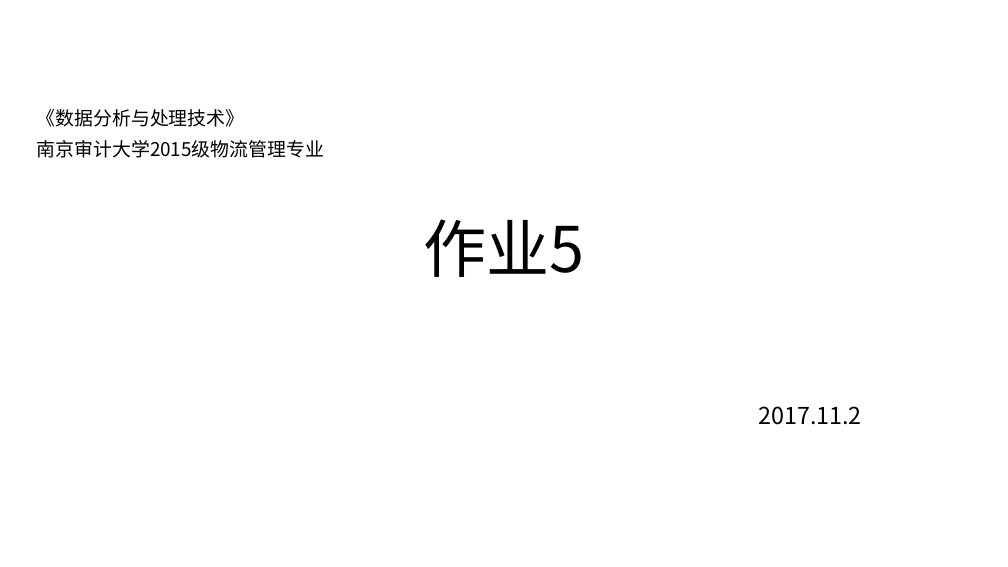
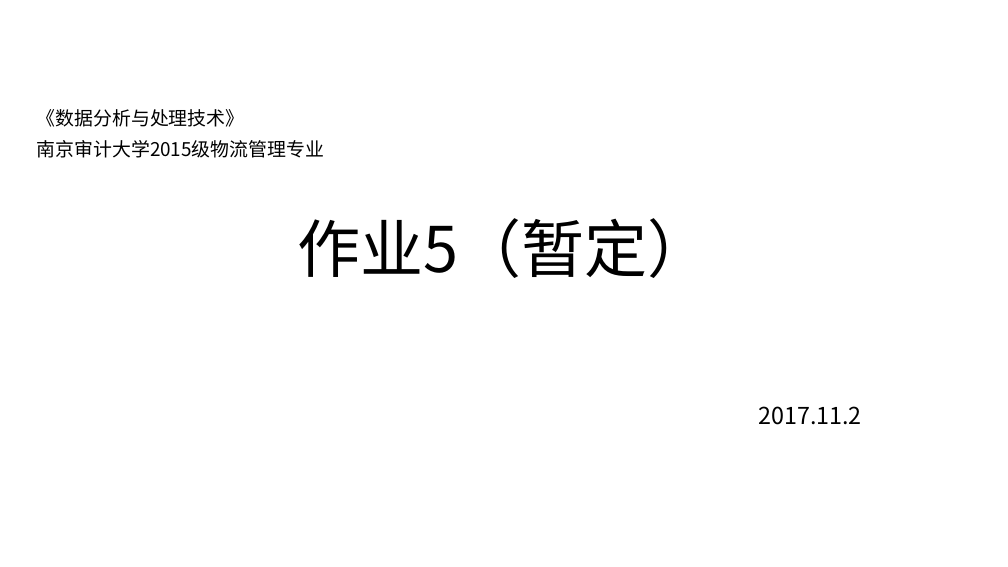
Before and after one commit to exoplanetX/DataAnalytics, a slide deck: slide 1 of 作业5-数据可视化.pptx. Drawn at 1008x567 pixels with LibreOffice and Linux fonts; fonts in the diff are those of the drawing. Boxes give left, top, right and bottom in pixels: in the first picture for what was removed or moved away, otherwise in the second. Text is boxed around its words. In the diff, an @@ line names an element or a change of style, - is before the commit and + after.

```diff
--- a/作业5-数据可视化.pptx
+++ b/作业5-数据可视化.pptx
@@ title at (297, 218, 710, 278): text changed @@
-作业5
+作业5（暂定）
```
Also in this commit, not shown: 2 other files.
